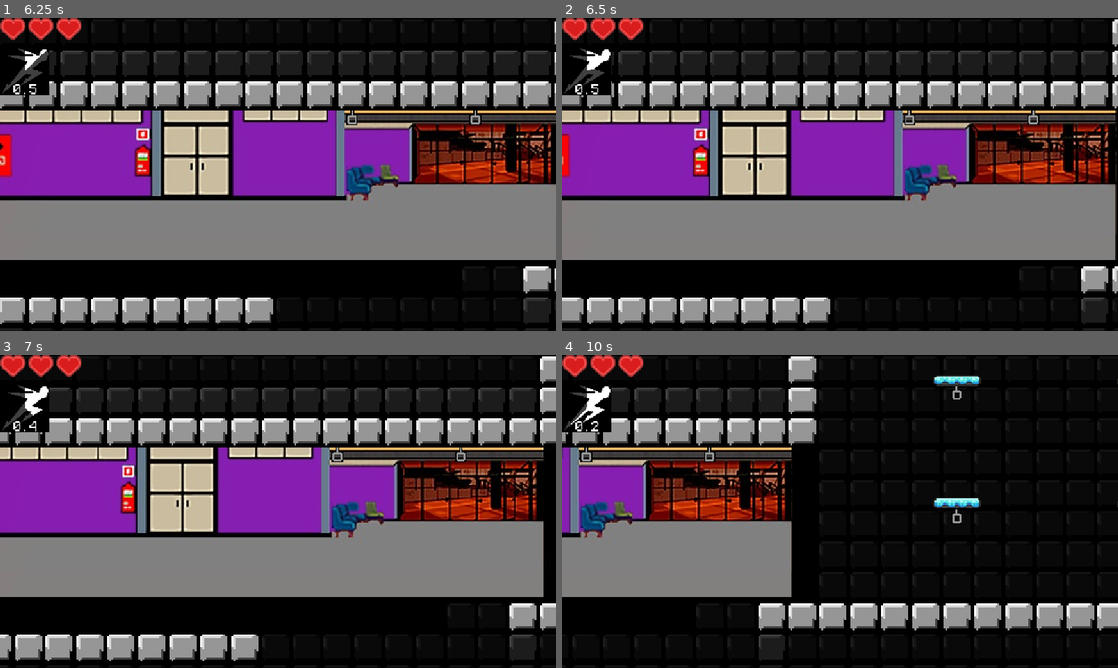
Above: before the commit, frames 1-4 (two rows, left to right).
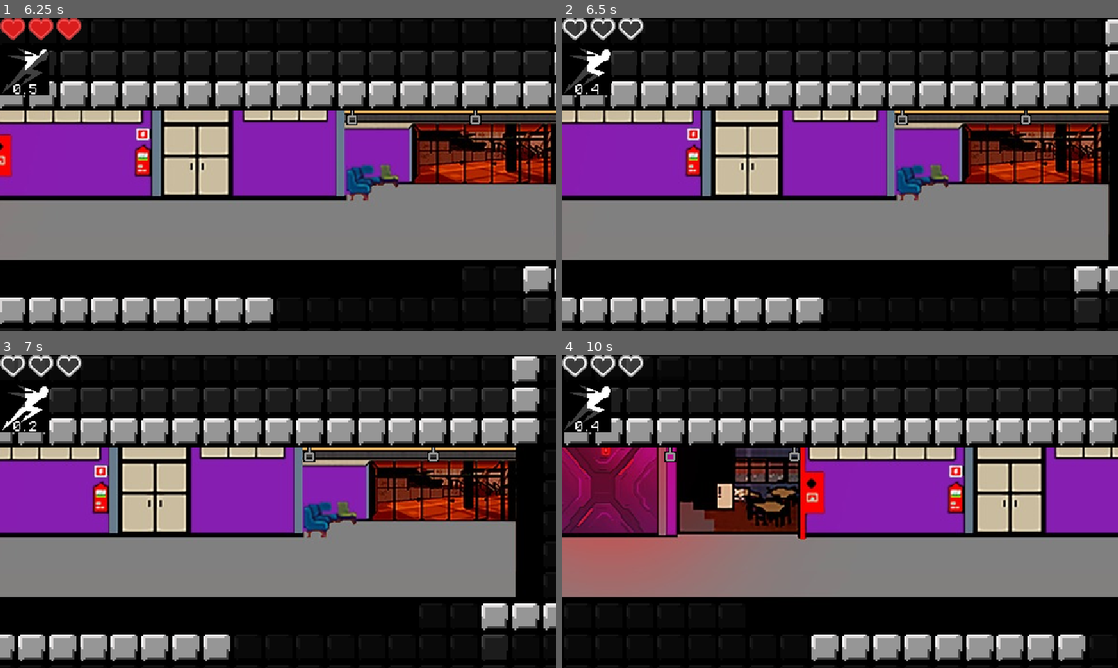
Above: after the commit, the same moments.

Repository: FilipyTav/2Dplatformer-ftc
Game: Godot game, scene res://scenes/main_menu.tscn
The game is run twice, just before and just after one commit, with the same random seed, the same clock (stepped at 60 frames per second) and the same inputs. Video files are missing from this copy of the repository; at most half a second of black plays in their place.
Inputs (mouse positions are in pixels of both pictures, inside the frame that each line leads up to):
- Up to frame 1 (6.25 s): click "Start" at 0.5 s; move the mouse to (400, 158) at 1.27 s; hold Right (move_right) 1.28-2.78 s; click (400, 158) at 1.35 s; tap Space (jump) at 1.52, 2.27, 3.77, 4.52, 5.27 s; move the mouse to (166, 190) at 2.02 s; tap Shift (dash) at 2.1, 5.85 s; move the mouse to (333, 105) at 2.77 s; hold Left (move_left) 2.78-3.53 s; tap E (hook) at 2.85 s; move the mouse to (250, 237) at 3.52 s; hold Right (move_right) 3.53-5.03 s; tap Ctrl (invincibility) at 3.6 s; move the mouse to (444, 221) at 4.27 s; tap S (print) at 4.35 s; move the mouse to (111, 127) at 5.02 s; hold Left (move_left) 5.03-5.78 s; click (111, 127) at 5.1 s; move the mouse to (305, 174) at 5.77 s; hold Right (move_right) from 5.78 s (still down)
- Up to frame 2 (6.5 s): keep holding Right (move_right)
- Up to frame 3 (7 s): move the mouse to (194, 433) at 6.52 s; release Right (move_right) at 6.53 s; hold Left (move_left) from 6.53 s (still down); tap E (hook) at 6.6 s; tap Space (jump) at 6.77 s
- Up to frame 4 (10 s): move the mouse to (962, 495) at 7.27 s; tap Ctrl (invincibility) at 7.35 s; tap Space (jump) at 7.52, 8.27, 9.77 s; move the mouse to (728, 527) at 8.02 s; release Left (move_left) at 8.03 s; hold Right (move_right) from 8.03 s (still down); tap S (print) at 8.1 s; move the mouse to (895, 442) at 8.77 s; click (895, 442) at 8.85 s; move the mouse to (812, 574) at 9.52 s; tap Shift (dash) at 9.6 s

Frame 1 is identical in both runs. In frame 2, 19% of the frame differs, in the area x 0-100%, y 0-100%; in frame 3, 21%; in frame 4, 59%.

Commit message:
Arrumado bug cair quando invencível

Diff:
--- a/code/scripts/player.gd
+++ b/code/scripts/player.gd
@@ -211,8 +211,13 @@
 	$UI/HealthBar.update_health(self.health)
 
 func take_damage(value: int):
-	if (!can_take_dmg || invincible):
+	if (!can_take_dmg):
 		return
+
+	if (invincible):
+		value -= 10
+	if (value < 0):
+		value = 0
 
 	self.health -= value
 	# Make sure health doesn't go below 0
